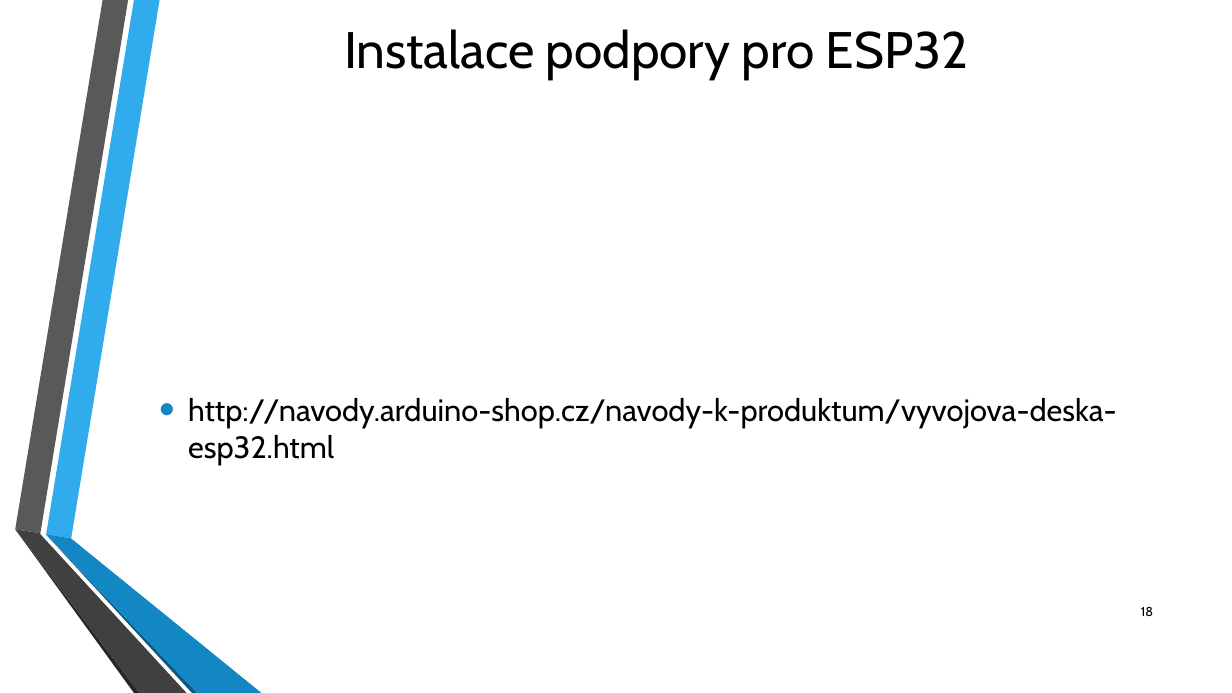
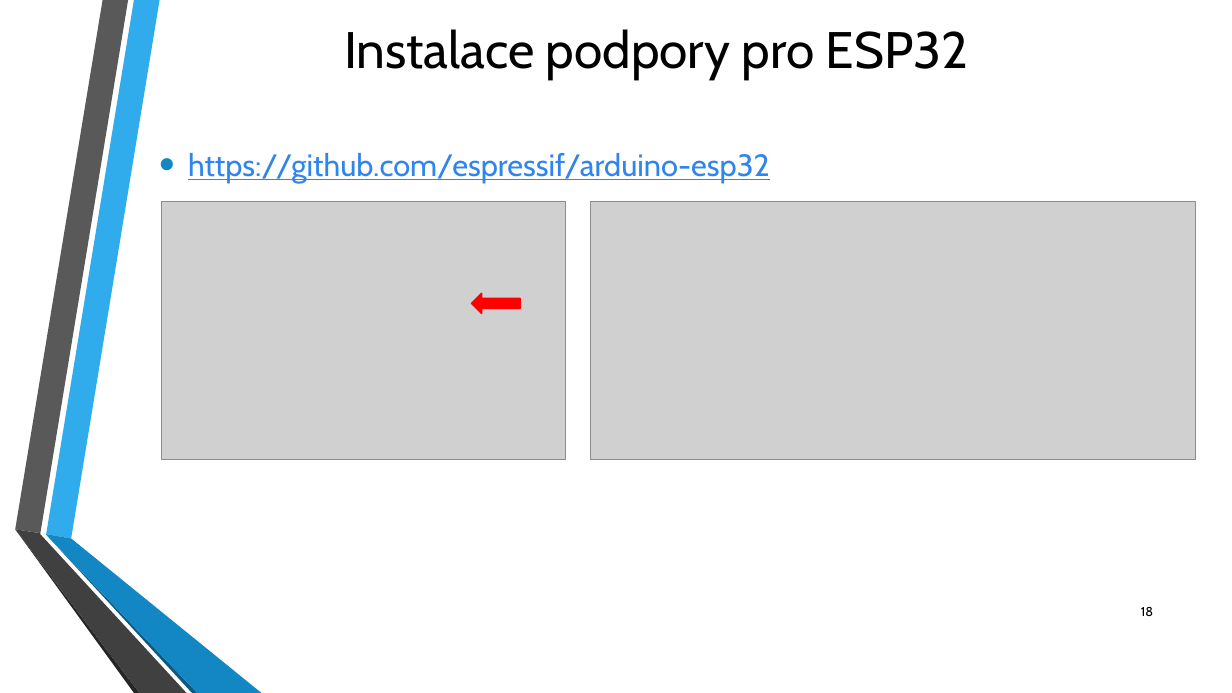
Before and after one commit to fablab-brno/Arduino-Akademie, a slide deck: slide 18 of Workshop 4/Arduino_Workshop_FabLab_4.pptx. Drawn at 1232x693 pixels with LibreOffice and Linux fonts; fonts in the diff are those of the drawing; grey boxes stand for pictures; background and template pictures are left out. Boxes give left, top, right and bottom in pixels: in the first picture for what was removed or moved away, otherwise in the second. Text is boxed around its words. In the diff, an @@ line names an element or a change of style, - is before the commit and + after.

```diff
--- a/Workshop 4/Arduino_Workshop_FabLab_4.pptx
+++ b/Workshop 4/Arduino_Workshop_FabLab_4.pptx
@@ text at [188,153,770,183]: text changed; text colour #000000 to #3085ED @@
-• http://navody.arduino-shop.cz/navody-k-produktum/vyvojova-deska-esp32.html
+• https://github.com/espressif/arduino-esp32
@@ picture added at [162,202,566,460] @@
@@ picture added at [591,201,1196,459] @@
@@ right arrow added at [471,294,520,314], fill #FF0000, outline #FF0000 1.25 pt @@
```
Also in this commit, not shown: 4 other slides changed.
